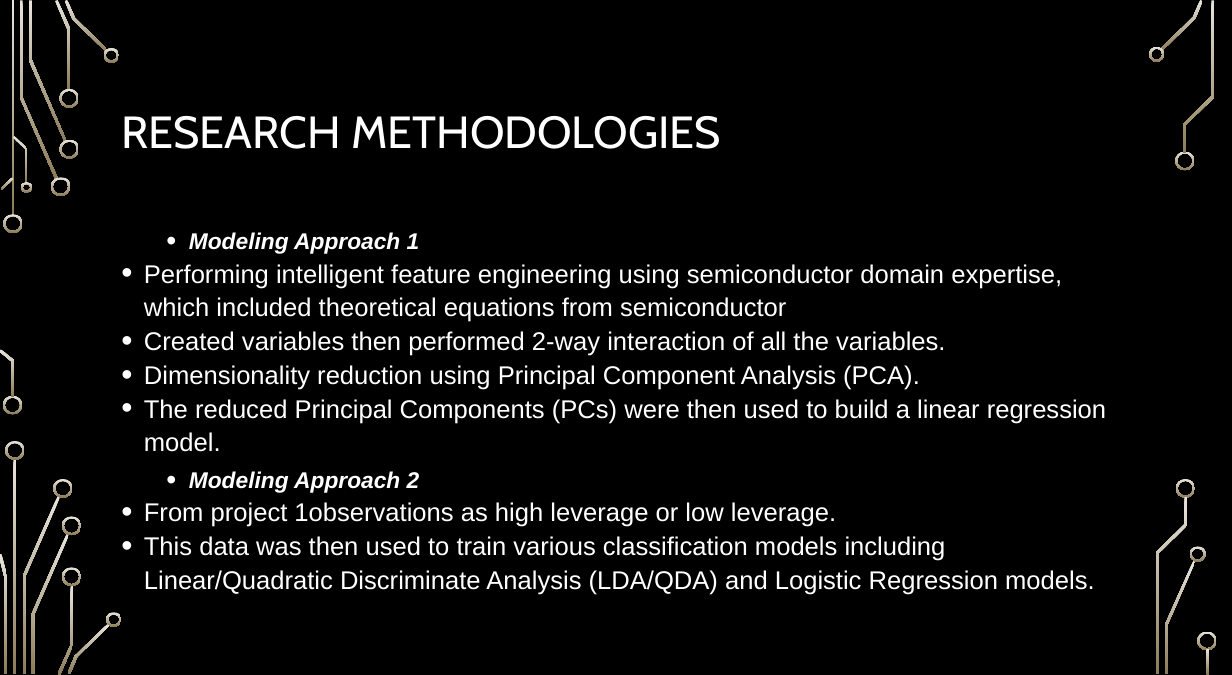
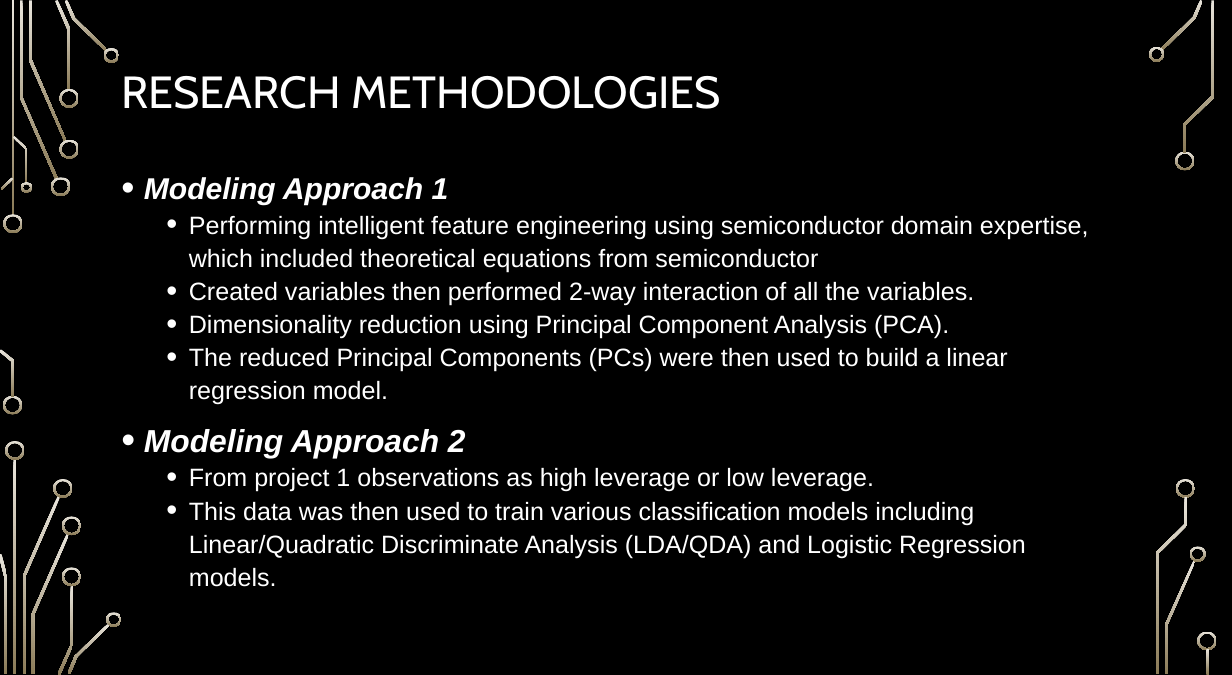
Before and after one commit to ngupta23/PredictingPerformanceIntegratedCircuits, a slide deck: slide 7 of Presentation/MSDS6372_Project2_Presentation.pptx. Drawn at 1232x675 pixels with LibreOffice and Linux fonts; fonts in the diff are those of the drawing; background and template pictures are left out. Boxes give left, top, right and bottom in pixels: in the first picture for what was removed or moved away, otherwise in the second. Text is boxed around its words. In the diff, an @@ line names an element or a change of style, - is before the commit and + after.

```diff
--- a/Presentation/MSDS6372_Project2_Presentation.pptx
+++ b/Presentation/MSDS6372_Project2_Presentation.pptx
@@ title "RESEARCH METHODOLOGIES" moved from (x1=121, y1=116, x2=721, y2=149) to (x1=121, y1=76, x2=721, y2=109) @@
@@ text "Modeling Approach 1" moved from (x1=144, y1=232, x2=1106, y2=595) to (x1=144, y1=177, x2=1089, y2=587) @@
@@ text at (x1=144, y1=177, x2=1089, y2=587): size 27.2 to 36 pt in "Modeling Approach 1"; size 30.6 to 30 pt in "Performing intelligent feature engineering using semiconduct ...", "Created variables then performed 2-way interaction of ...", "Dimensionality reduction using Principal Component Analysis  ...", "The reduced Principal Components (PCs) were then ..." and 1 more places; size 27.2 to 38 pt in "Modeling Approach 2"; list level 2 to 1 in "Modeling Approach 1"; list level 1 to 2 in "Performing intelligent feature engineering using ..."; list level 1 to 2 in "Created variables then performed 2-way ..."; list level 1 to 2 in "Dimensionality reduction using Principal Component ..."; list level 1 to 2 in "The reduced Principal Components (PCs) ..."; list level 2 to 1 in "Modeling Approach 2"; list level 1 to 2 in "This data was then used ..." @@
@@ text at (x1=189, y1=468, x2=874, y2=492): text changed; size 30.6 to 30 pt @@
-• From project 1observations as high leverage or low leverage.
+  • From project 1 observations as high leverage or low leverage.
```
Also in this commit, not shown: 10 other slides changed, 1 slide added.
